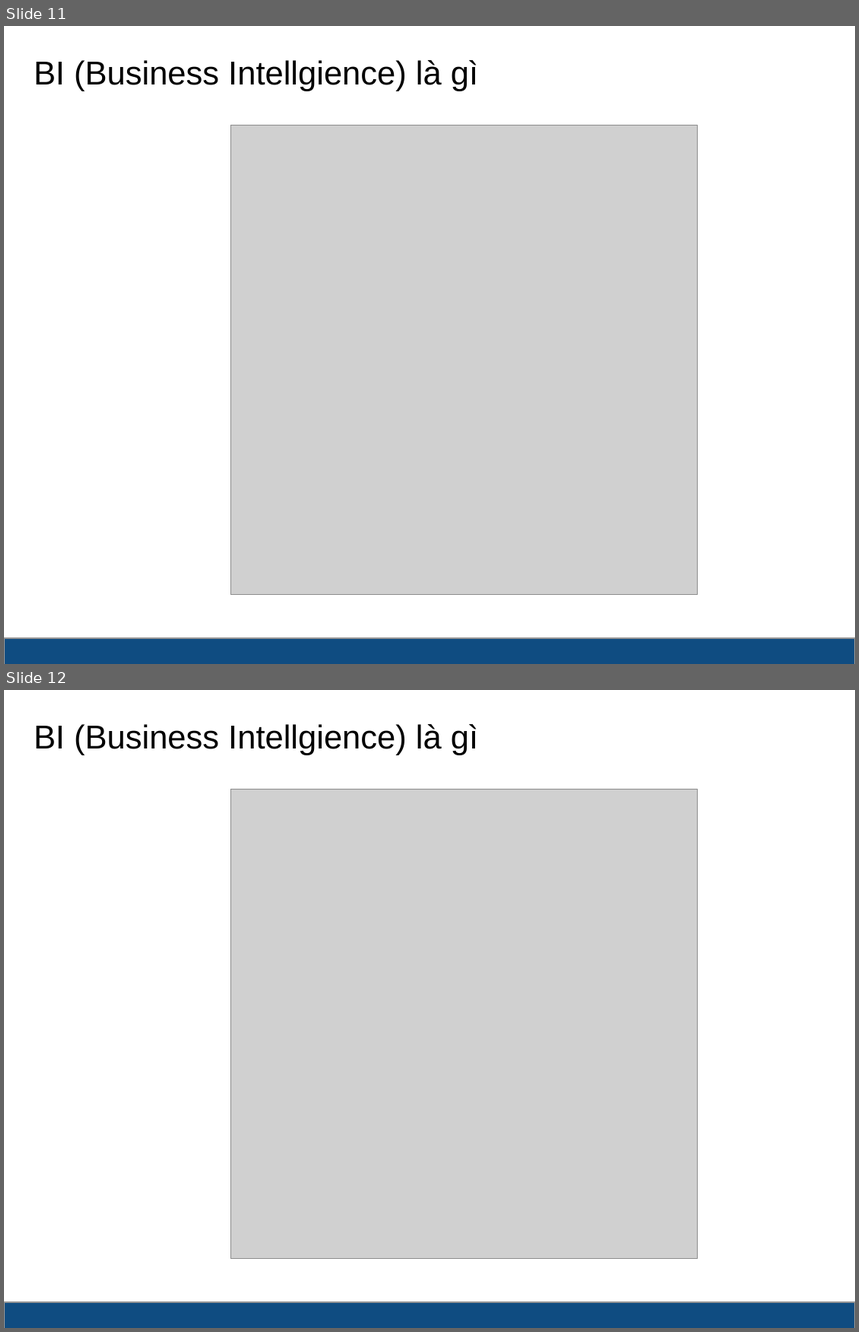
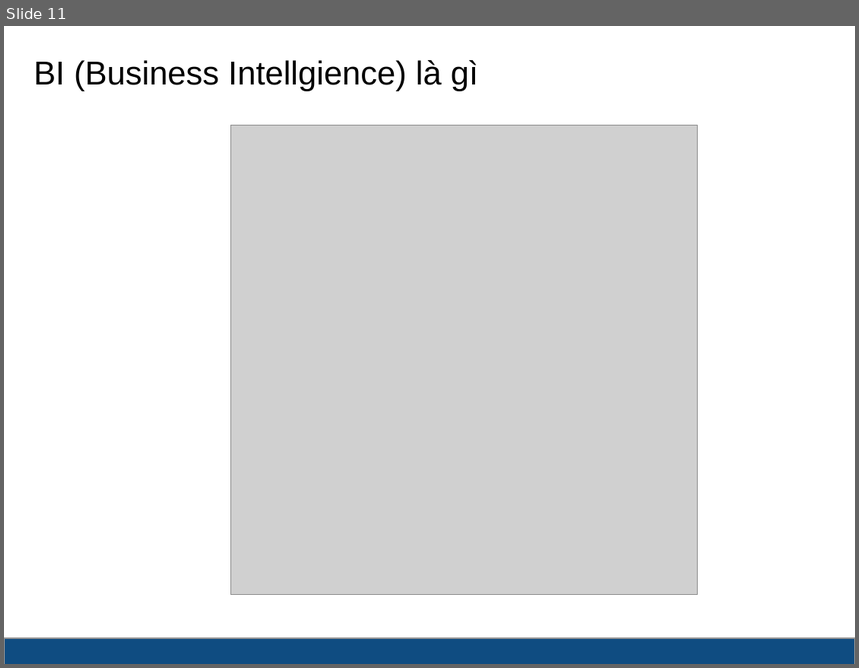
Before and after one commit to HACHIX-CORPORATION/HACHIX_STUDY, a slide deck: BI/PhanTichDuLieu.pptx. Shown one above the other, each under a label of ours: slides 11 and 12 before the commit, slide 11 after it. The pictures are 859x1332 and 859x668 pixels, drawn with LibreOffice and Linux fonts; fonts in the diff are those of the drawing; grey boxes stand for pictures. Boxes give left, top, right and bottom in pixels: in the first picture for what was removed or moved away, otherwise in the second. Text is boxed around its words. In the diff, an @@ line names an element or a change of style, - is before the commit and + after.

```diff
--- a/BI/PhanTichDuLieu.pptx
+++ b/BI/PhanTichDuLieu.pptx
@@ slide 12 removed at bbox=[4, 690, 855, 1328], background #FFFFFF; not listed: 1 template element that a slide beside it also shows @@
@@ text removed at bbox=[34, 724, 478, 755] @@
-BI (Business Intellgience) là gì
@@ picture removed at bbox=[231, 790, 698, 1259] @@
```
Also in this commit, not shown: 2 slides added, 2 other files.
